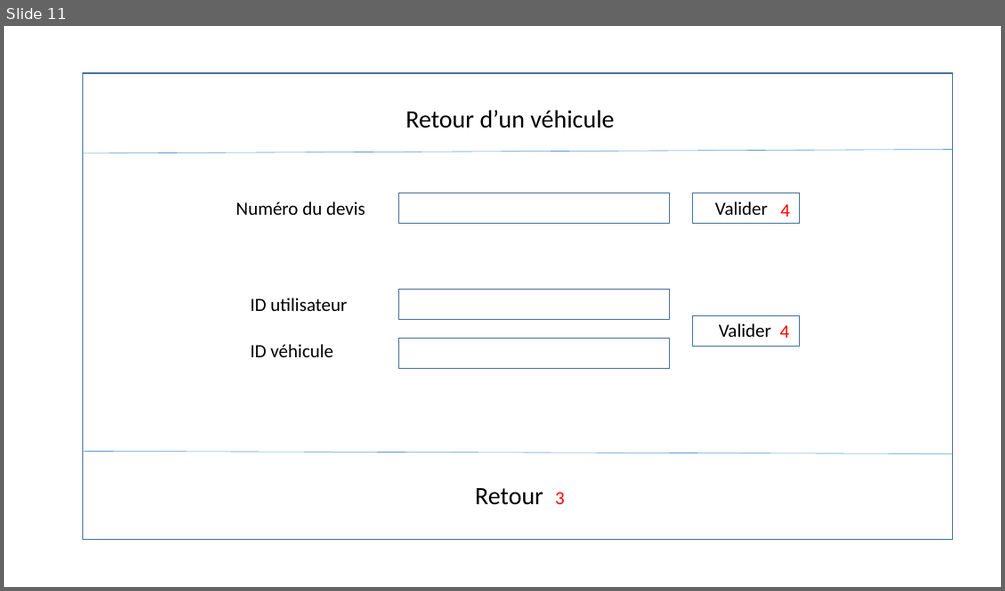
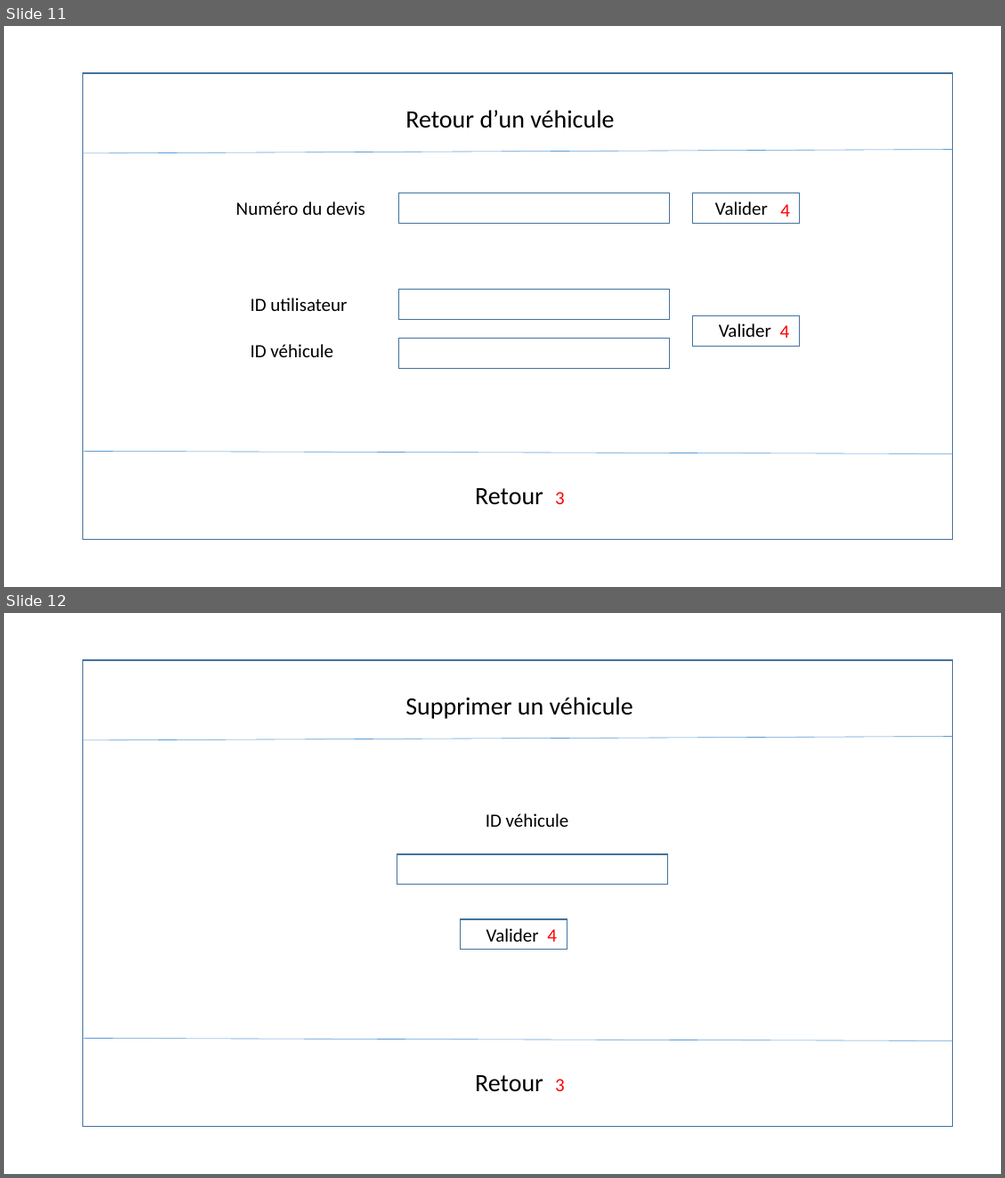
Before and after one commit to theaud/L3_project_java, a slide deck: src/Layout/Visuel_ecran.pptx. Shown one above the other, each under a label of ours: slide 11 before the commit, slides 11 and 12 after it. The pictures are 1005x591 and 1005x1178 pixels, drawn with LibreOffice and Linux fonts; fonts in the diff are those of the drawing. Boxes give left, top, right and bottom in pixels: in the first picture for what was removed or moved away, otherwise in the second. Text is boxed around its words. In the diff, an @@ line names an element or a change of style, - is before the commit and + after.

```diff
--- a/src/Layout/Visuel_ecran.pptx
+++ b/src/Layout/Visuel_ecran.pptx
@@ slide 12 added at (4, 613, 1001, 1174), background #FFFFFF @@
@@ rectangle added at (82, 660, 952, 1126), outline #43739E 1 pt @@
@@ text added at (405, 697, 633, 719), 24 pt, text #000000 @@
+Supprimer un véhicule
@@ line added from (82, 740) to (952, 737), #5B9BD5 0.5 pt @@
@@ text added at (485, 813, 569, 827), 18 pt, text #000000 @@
+ID véhicule
@@ rectangle added at (397, 854, 668, 884), outline #43739E 1 pt @@
@@ rectangle added at (461, 919, 567, 949), outline #43739E 1 pt @@
@@ text added at (486, 928, 539, 941), 18 pt, text #000000 @@
+Valider
@@ text added at (547, 929, 557, 941), 18 pt, text #FF0000 @@
+4
@@ line added from (82, 1038) to (952, 1041), #5B9BD5 0.5 pt @@
@@ text added at (475, 1075, 543, 1092), 24 pt, text #000000 @@
+Retour
@@ text added at (555, 1078, 565, 1091), 18 pt, text #FF0000 @@
+3
```
Also in this commit, not shown: 1 slide changed, 12 other files.
